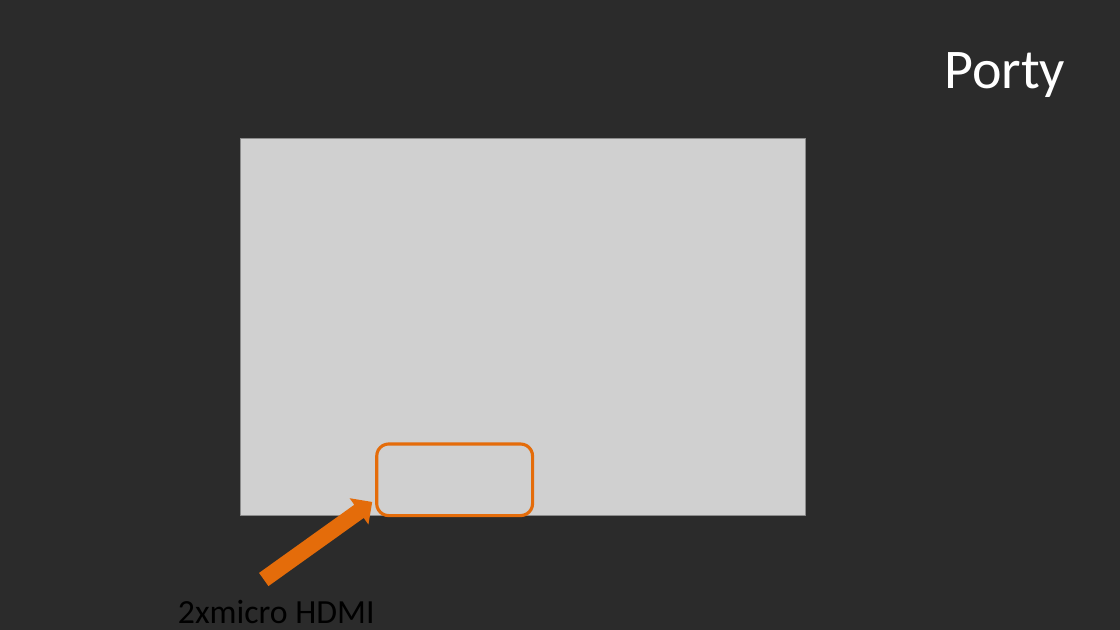
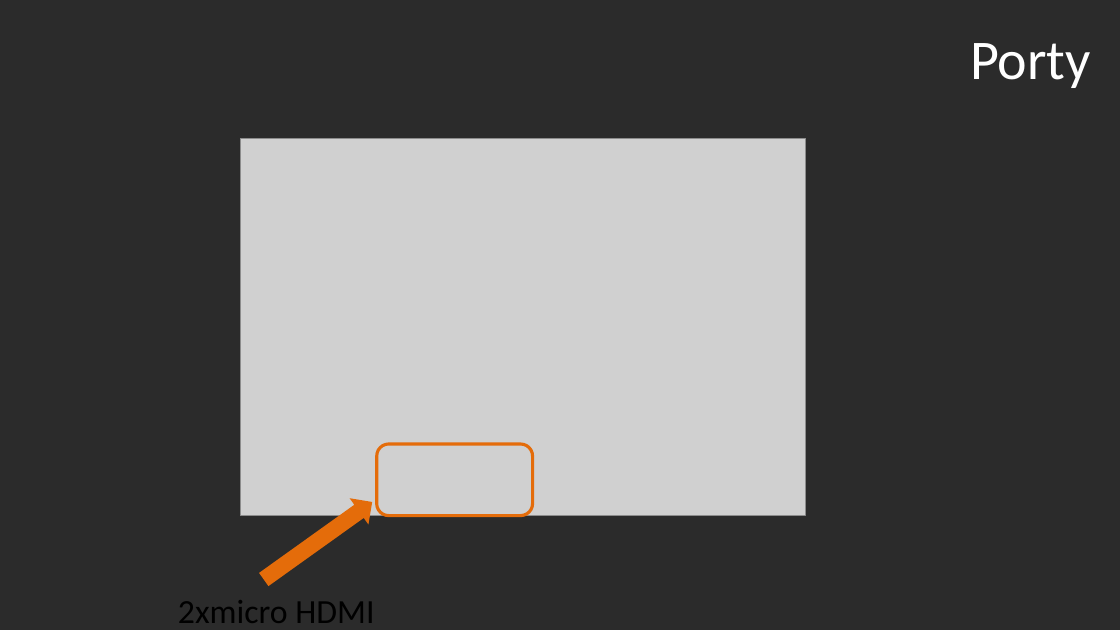
Before and after one commit to rfc79/Prezentace, a slide deck: slide 8 of formánek.pptx. Drawn at 1120x630 pixels with LibreOffice and Linux fonts; fonts in the diff are those of the drawing; grey boxes stand for pictures; background and template pictures are left out; a plain dark background stands for a picture behind light text. Boxes give left, top, right and bottom in pixels: in the first picture for what was removed or moved away, otherwise in the second. Text is boxed around its words. In the diff, an @@ line names an element or a change of style, - is before the commit and + after.

```diff
--- a/formánek.pptx
+++ b/formánek.pptx
@@ title "Porty": place and size @@
-title "Porty" at <box>944,52,1065,97</box>
+title "Porty" at <box>970,43,1091,88</box>
```
Also in this commit, not shown: 6 other slides changed, 1 other file.
